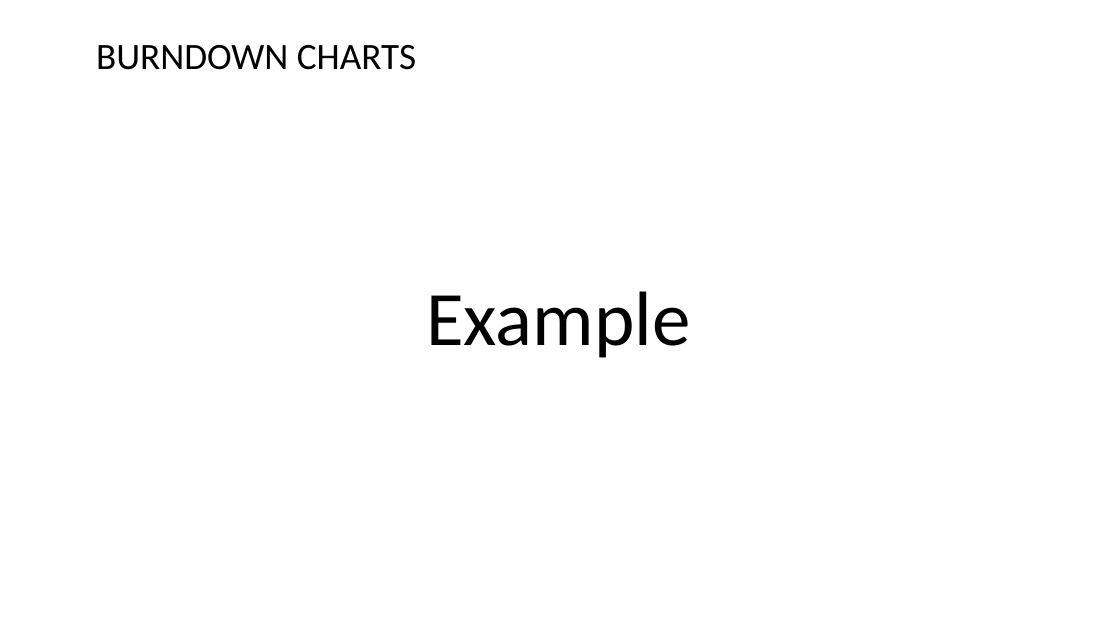
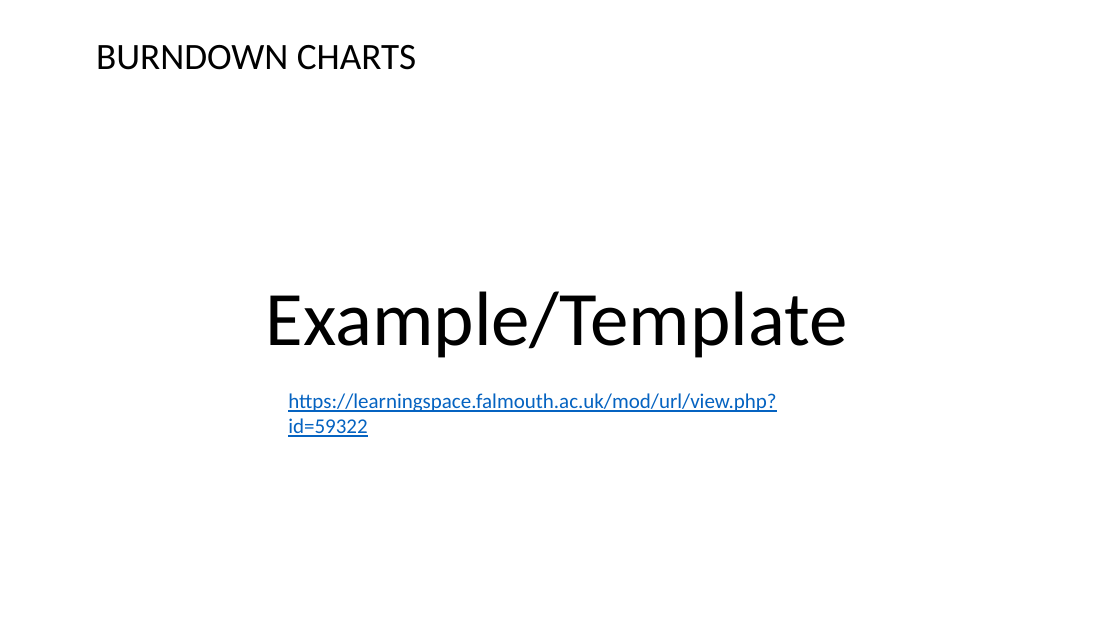
Before and after one commit to Falmouth-Games-Academy/ba-course-materials, a slide deck: slide 20 of GAM240/03/19-20-GAM240-Lecture-Planning.pptx (slide 15 before the commit). Drawn at 1120x630 pixels with LibreOffice and Linux fonts; fonts in the diff are those of the drawing; background and template pictures are left out. Boxes give left, top, right and bottom in pixels: in the first picture for what was removed or moved away, otherwise in the second. Text is boxed around its words. In the diff, an @@ line names an element or a change of style, - is before the commit and + after.

Commit message:
Finished Slide deck

```diff
--- a/GAM240/03/19-20-GAM240-Lecture-Planning.pptx
+++ b/GAM240/03/19-20-GAM240-Lecture-Planning.pptx
@@ text at (266,291,848,358): text changed @@
-Example
+Example/Template
@@ text added at (288,393,776,437), 18 pt, text #0563C1, underline @@
+https://learningspace.falmouth.ac.uk/mod/url/view.php?id=59322
```
Also in this commit, not shown: 1 other slide changed, 6 slides added.
